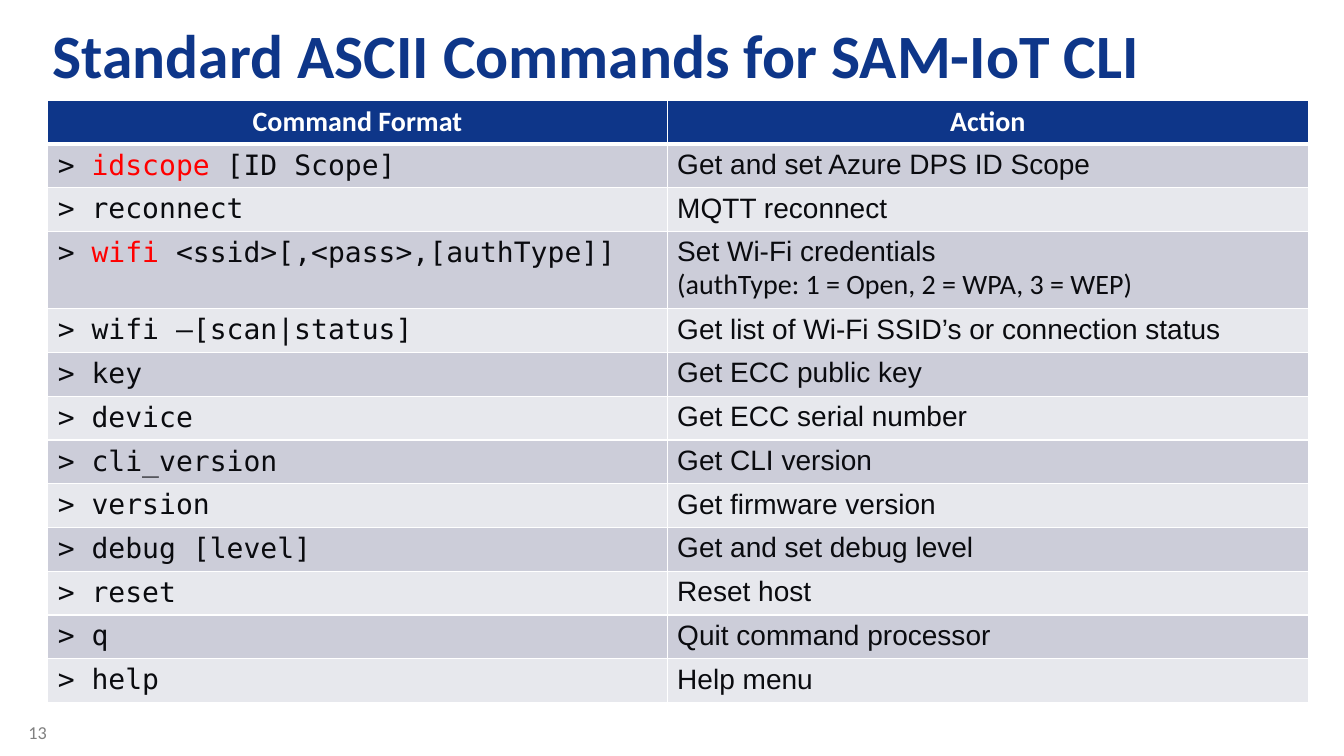
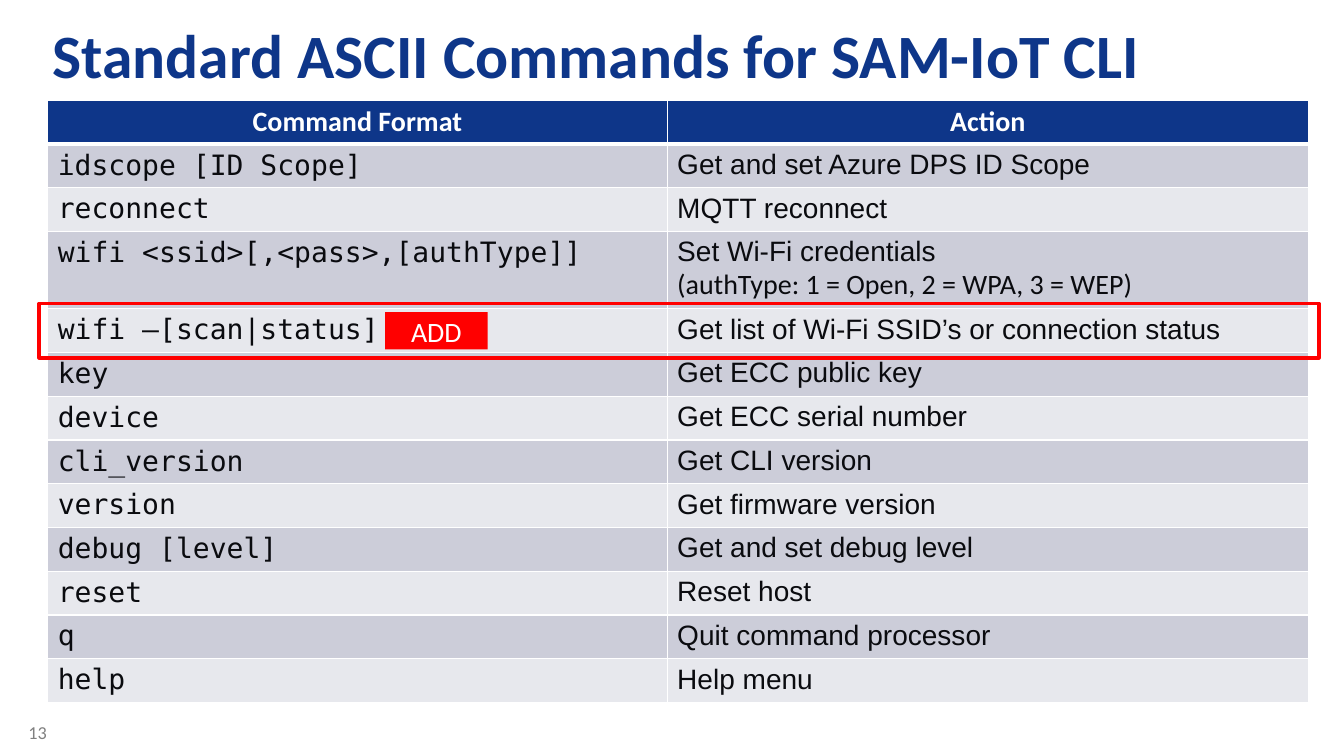
Before and after one commit to daisukeiot/Microchip-SAM-IoT-Wx-1, a slide deck: slide 13 of AO-Smith-MSFT-MCHP-r6.pptx. Drawn at 1344x756 pixels with LibreOffice and Linux fonts; fonts in the diff are those of the drawing; background and template pictures are left out. Boxes give left, top, right and bottom in pixels: in the first picture for what was removed or moved away, otherwise in the second. Text is boxed around its words. In the diff, an @@ line names an element or a change of style, - is before the commit and + after.

```diff
--- a/AO-Smith-MSFT-MCHP-r6.pptx
+++ b/AO-Smith-MSFT-MCHP-r6.pptx
@@ table at (47,100,1308,702) @@
-row 2, column 1: > idscope [ID Scope]
+row 2, column 1: idscope [ID Scope]
-row 3, column 1: > reconnect
+row 3, column 1: reconnect
-row 4, column 1: > wifi <ssid>[,<pass>,[authType]]
+row 4, column 1: wifi <ssid>[,<pass>,[authType]]
-row 5, column 1: > wifi –[scan|status]
+row 5, column 1: wifi –[scan|status]
-row 6, column 1: > key
+row 6, column 1: key
-row 7, column 1: > device
+row 7, column 1: device
-row 8, column 1: > cli_version
+row 8, column 1: cli_version
-row 9, column 1: > version
+row 9, column 1: version
-row 10, column 1: > debug [level]
+row 10, column 1: debug [level]
-row 11, column 1: > reset
+row 11, column 1: reset
-row 12, column 1: > q
+row 12, column 1: q
-row 13, column 1: > help
+row 13, column 1: help
@@ rectangle added at (39,303,1319,358), outline #FF0000 2.5 pt @@
@@ rectangle added at (385,313,488,350), fill #FF0000, 20 pt, text #FFFFFF @@
+ADD
```
Also in this commit, not shown: 6 other slides changed.
